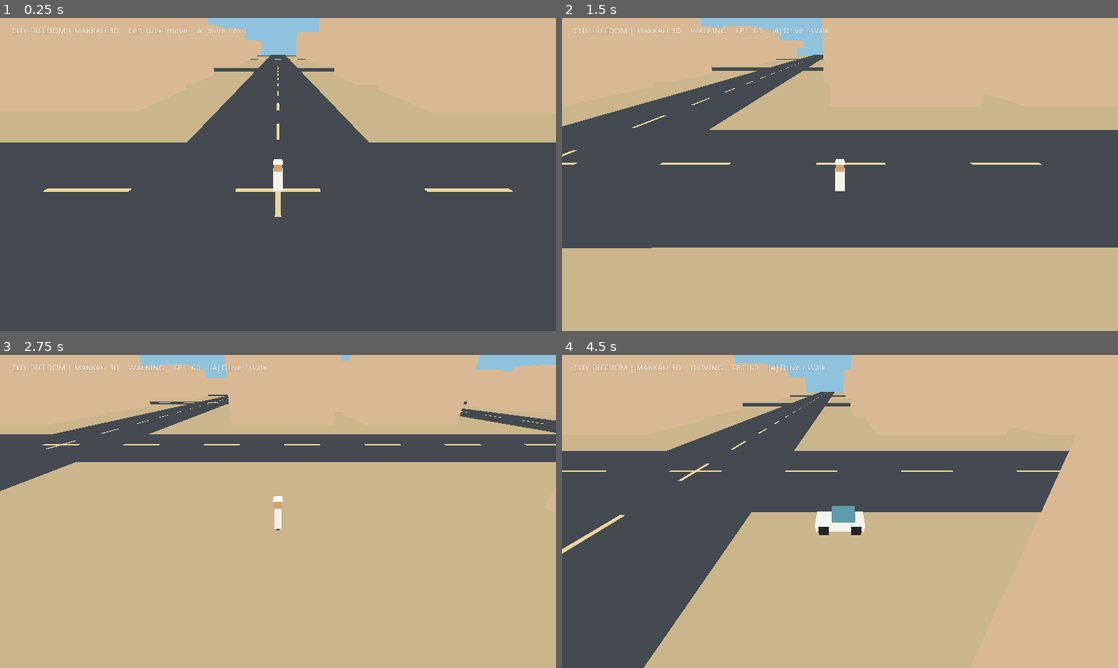
Above: before the commit, frames 1-4 (two rows, left to right).
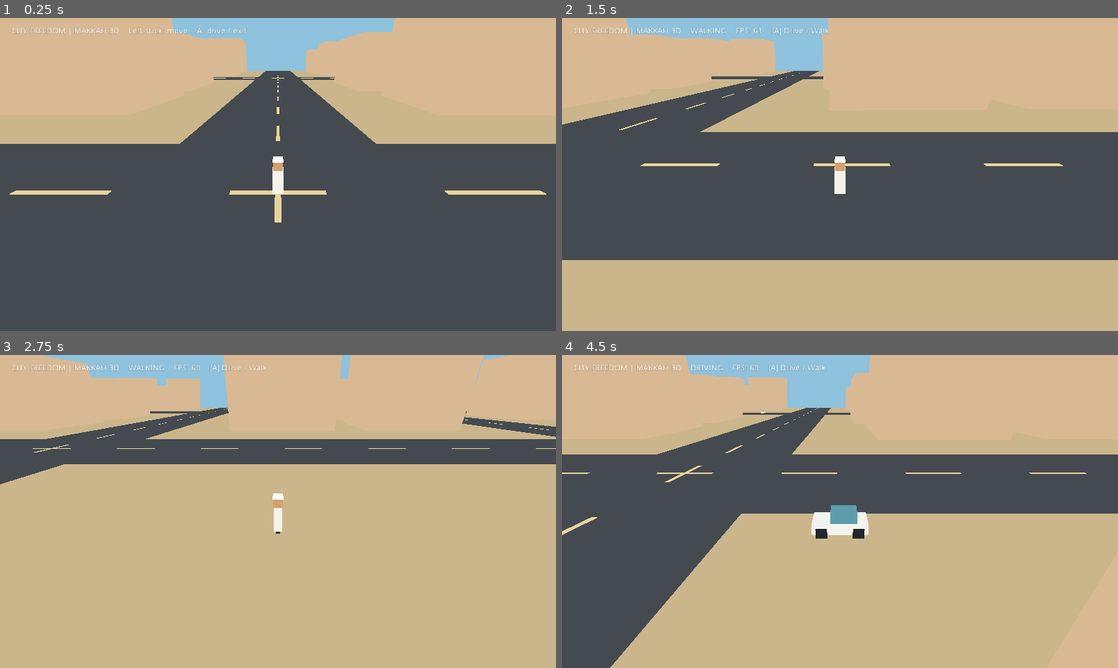
Above: after the commit, the same moments.

Repository: malik5785/FreedomCity
Game: Godot game, scene res://main.tscn
Two runs of this game, one before a commit and one after it. Both use one fixed random seed, a clock stepped at 60 frames per second and the inputs below.
Inputs:
- Up to frame 1 (0.25 s): no input
- Up to frame 2 (1.5 s): tap Enter at 0.5, 0.6 s; hold D 0.53-1.28 s; tap Space at 0.77 s; hold S from 1.28 s (still down); tap E at 1.35 s
- Up to frame 3 (2.75 s): tap Space at 1.52 s; release S at 2.03 s; hold D from 2.03 s (still down); tap Enter at 2.1 s
- Up to frame 4 (4.5 s): release D at 2.78 s; hold W 2.78-3.53 s; tap E at 2.85, 4.35 s; tap Space at 3.02, 3.77 s; hold A from 3.53 s (still down); tap Enter at 3.6 s

The runs differ from the first frame. In frame 1, 4.1% of the frame differs, in the area x 0-100%, y 0-66%; in frame 2, 7.8%; in frame 3, 6.4%; in frame 4, 8.5%, in the area x 0-100%, y 0-100%.

Commit message:
Make fresh 3D TV build lightweight: reduce draw distance, geometry and active actors

Diff:
--- a/main.gd
+++ b/main.gd
@@ -2,8 +2,8 @@
 # City Freedom Makkah - fresh low-poly 3D engine for GLES2 Android TV.
 const BLOCK = 140.0
 const ROAD = 26.0
-const WORLD = 5
-const VIEW = 360.0
+const WORLD = 3
+const VIEW = 260.0
 const WALK = 16.0
 const DRIVE = 55.0
 var avatar: Spatial
@@ -58,7 +58,7 @@
 	light.light_energy = 0.65
 	light.shadow_enabled = false
 	add_child(light)
-	var ground = _cube(self,Vector3(0,-0.5,0),Vector3(1600,1,1600),Color("#cbb68c"))
+	var ground = _cube(self,Vector3(0,-0.5,0),Vector3(1100,1,1100),Color("#cbb68c"))
 	ground.name="Sand"
 func _make_city():
 	var roads = []
@@ -107,7 +107,7 @@
 	# Draw lane stripes as a single MultiMesh.
 	var stripes=[]
 	for n in range(-WORLD,WORLD+1):
-		for j in range(-40,41):
+		for j in range(-22,23):
 			stripes.append(Transform(Basis().scaled(Vector3(0.5,0.06,8)),Vector3(n*BLOCK,0.13,j*18)))
 			stripes.append(Transform(Basis().scaled(Vector3(8,0.06,0.5)),Vector3(j*18,0.13,n*BLOCK)))
 	var stripe=MultiMesh.new()
@@ -138,12 +138,12 @@
 	vehicle.visible=false
 	camera=Camera.new()
 	camera.current=true
-	camera.far=420
+	camera.far=245
 	camera.fov=67
 	add_child(camera)
 	_update_camera()
 func _make_traffic():
-	for i in range(10):
+	for i in range(5):
 		var root=Spatial.new()
 		add_child(root)
 		var axis=i%2
@@ -154,7 +154,7 @@
 		_cube(root,Vector3(0,0.7,0),Vector3(2.2,1.2,4.0),Color("#5a829a") if i%3==0 else Color("#d9d6cb"))
 		_cube(root,Vector3(0,1.55,0),Vector3(1.8,0.7,2.1),Color("#8cbac4"))
 		traffic.append([root,axis,1 if i%2==0 else -1,rng.randf_range(12,23)])
-	for i in range(14):
+	for i in range(5):
 		var root=Spatial.new()
 		add_child(root)
 		_cube(root,Vector3(0,0.95,0),Vector3(0.65,1.8,0.6),Color("#f7f3e8"))
@@ -186,7 +186,7 @@
 		var direction=Vector3(input.x,0,input.y).normalized()
 		yaw=atan2(direction.x,direction.z)
 		var next=avatar.translation+direction*(DRIVE if driving else WALK)*delta
-		if abs(next.x)<690 and abs(next.z)<690:
+		if abs(next.x)<410 and abs(next.z)<410:
 			avatar.translation=next
 			vehicle.translation=next
 	avatar.rotation.y=yaw
@@ -195,21 +195,21 @@
 		var p=t[0].translation
 		if t[1]==0: p.x+=t[2]*t[3]*delta
 		else: p.z+=t[2]*t[3]*delta
-		if p.x>680: p.x=-680
-		if p.x< -680: p.x=680
-		if p.z>680: p.z=-680
-		if p.z< -680: p.z=680
+		if p.x>400: p.x=-400
+		if p.x< -400: p.x=400
+		if p.z>400: p.z=-400
+		if p.z< -400: p.z=400
 		t[0].translation=p
 	for c in citizens:
 		var p=c[0].translation+c[1]*delta*2.5
-		if abs(p.x)>600: c[1]=-c[1]
+		if abs(p.x)>350: c[1]=-c[1]
 		else: c[0].translation=p
 	_update_camera()
 	if frame%30==0:
 		ui.text="CITY FREEDOM | MAKKAH 3D    %s    FPS: %d    [A] Drive / Walk" % ["DRIVING" if driving else "WALKING",Engine.get_frames_per_second()]
 func _update_camera():
 	var target=avatar.translation
-	camera.translation=target+Vector3(0,12,19)
+	camera.translation=target+Vector3(0,10,17)
 	camera.look_at(target+Vector3(0,1.8,0),Vector3.UP)
 func _input(event):
 	if event is InputEventKey and event.pressed and not event.echo:
